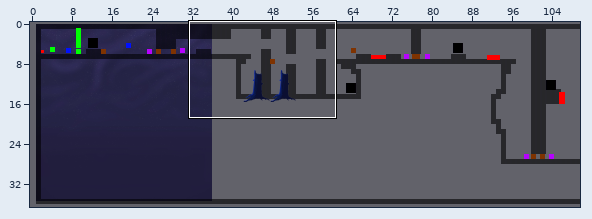
Tiled map: GXPEngine/bin/Debug/Level/test.tmx. The picture above shows the old version from afar; the outline marks the close-up.
Close-up. Old version:
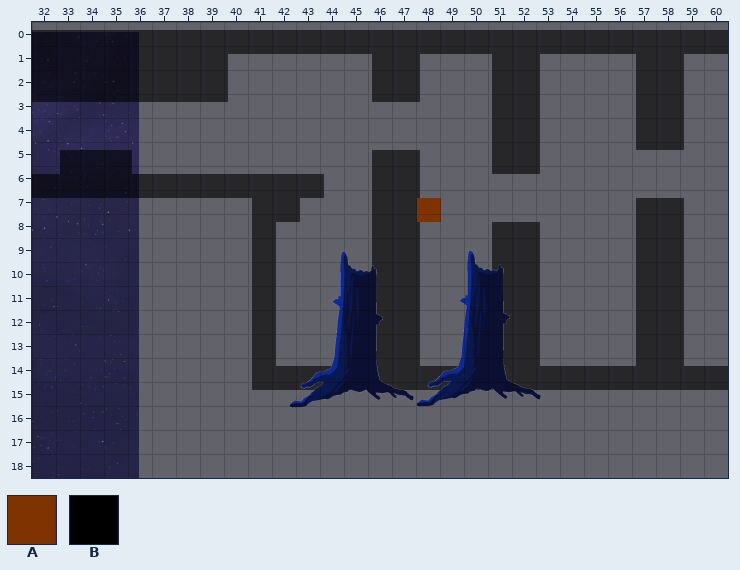
Cells are 64x64 px. Shown: x 32..60, y 0..18. The commit also changed other parts of the map, which this record leaves out. Not drawn, because the pictures are missing: unchanged layer "backgroundlayer". Layer "Tilelaag 1" is drawn 76,20 px off the grid.
Key: from "testSheet": A 1, B 3.
_ is an empty cell.
Objects are placed by their top-left corner, in cells (3,4 is the top-left corner of cell 3,4); size is 1x1 cell unless given.
Layer "Tilelaag 1" before, first column x 32:
 0 BBBBBBBBBBBBBBBBBBBBBBBBBBBBB
 1 BBBBBBB______BB___BB____BB___
 2 BBBBBBB______BB___BB____BB___
 3 __________________BB____BB___
 4 __________________BB____BB___
 5 BBB__________BB___BB_________
 6 BBBBBBBBBBB__BB______________
 7 ________BB___BB_________BB__B
 8 ________B____BB___BB____BB___
 9 ________B____BB___BB____BB___
10 ________B____BB___BB____BB___
11 ________B____BB___BB____BB___
12 ________B____BB___BB____BB___
13 ________B____BB___BB____BB___
14 ________BBBBBBBBBBBBBBBBBBBBB
15 _____________________________
16 _____________________________
17 _____________________________
18 _____________________________
Objects on layer "Objectlaag 1" before:
A at 48.1,7.3
The result:
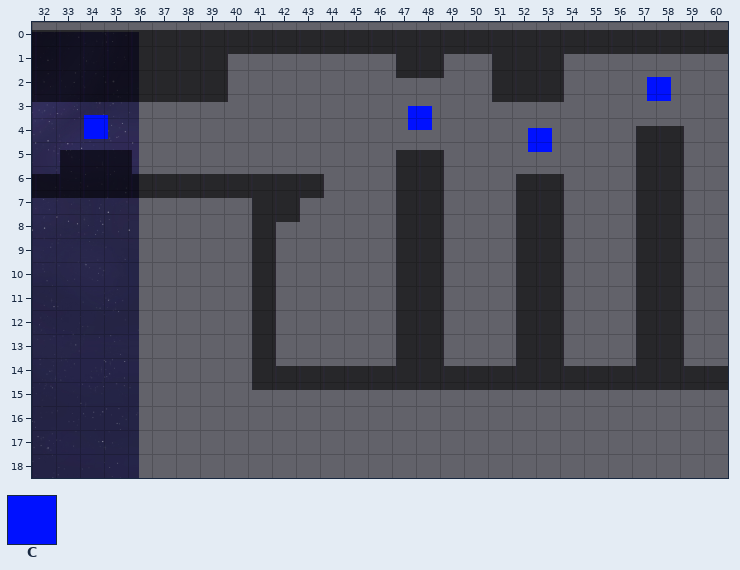
Further tiles: from "testSheet": C 2.
Diff:
layer "foreground layer" hidden
layer "foreground layer #2" hidden
Layer "Tilelaag 1":
y 1: x 45 B -> _; x 47 _ -> B; x 52 _ -> B; x 56..57 BB -> __
y 2: x 45..46 BB -> __; x 52 _ -> B; x 56..57 BB -> __
y 3: x 50..51 BB -> __; x 56..57 BB -> __
y 4: x 50..51 BB -> __
y 5: x 45 B -> _; x 47 _ -> B; x 50..51 BB -> __; x 56..57 __ -> BB
y 6: x 45 B -> _; x 47 _ -> B; x 51..52 __ -> BB; x 56..57 __ -> BB
y 7: x 45 B -> _; x 47 _ -> B; x 51..52 __ -> BB
y 8..13: x 45 B -> _; x 47 _ -> B; x 50 B -> _; x 52 _ -> B
Layer "Objectlaag 1":
changed: outside this view -> C at 52.7,4.4
added: C at 57.6,2.3
added: C at 47.6,3.5
added: C at 34.2,3.9
removed: A at 48.1,7.3
